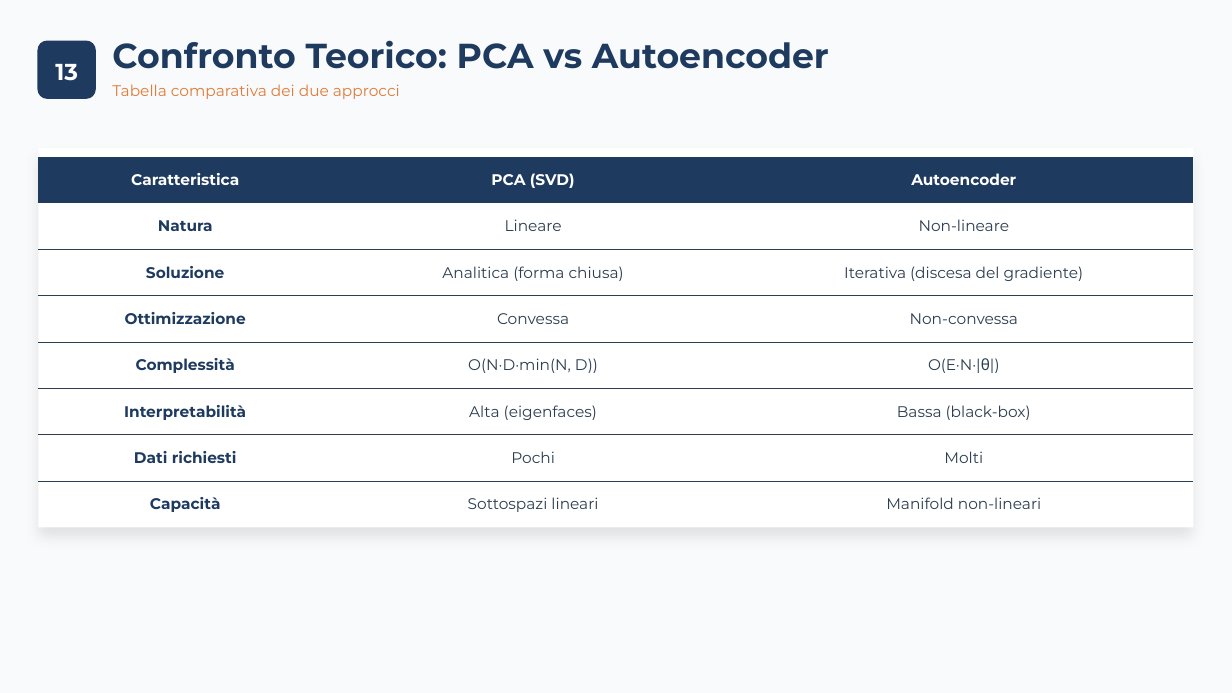
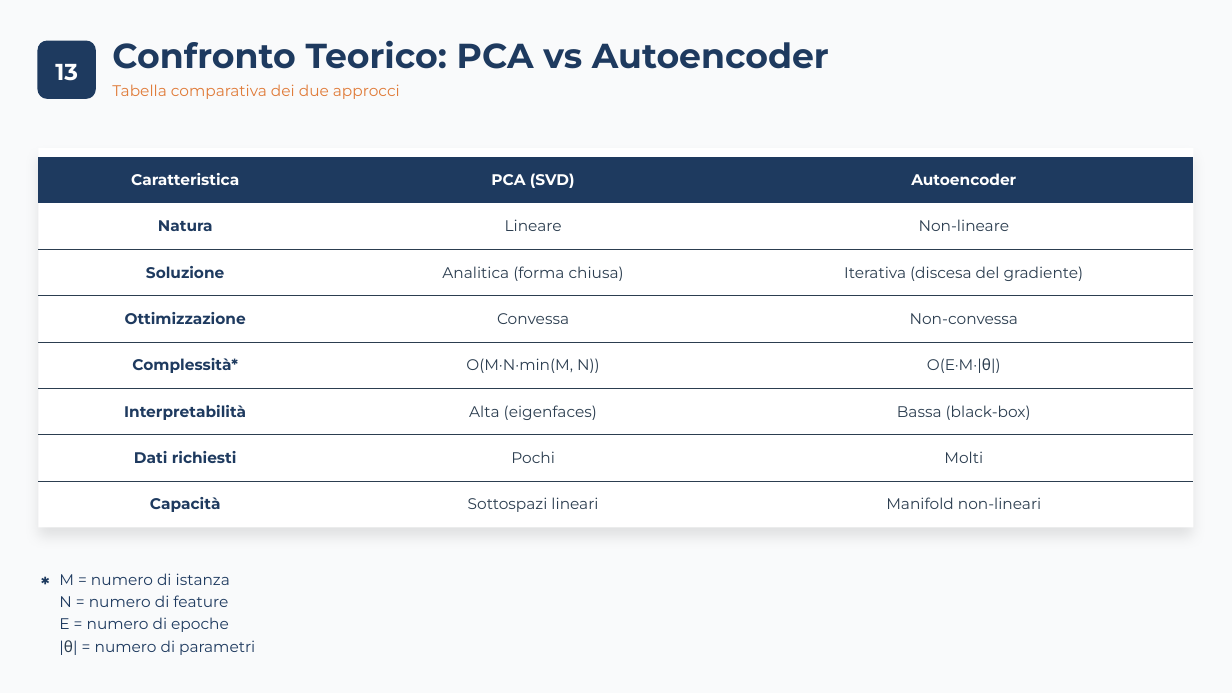
Before and after one commit to carrieroroberto/face-recognition-dimensionality-reduction, a slide deck: slide 15 of results/presentation/Carriero, Leone - Analisi Comparativa per Riduzione Dimensionale, Approccio Lineare e Non-Lineare per Riconoscimento e Verifica Facciale.pptx. Drawn at 1232x693 pixels with LibreOffice and Linux fonts; fonts in the diff are those of the drawing. Boxes give left, top, right and bottom in pixels: in the first picture for what was removed or moved away, otherwise in the second. Text is boxed around its words. In the diff, an @@ line names an element or a change of style, - is before the commit and + after.

```diff
--- a/results/presentation/Carriero, Leone - Analisi Comparativa per Riduzione Dimensionale, Approccio Lineare e Non-Lineare per Riconoscimento e Verifica Facciale.pptx
+++ b/results/presentation/Carriero, Leone - Analisi Comparativa per Riduzione Dimensionale, Approccio Lineare e Non-Lineare per Riconoscimento e Verifica Facciale.pptx
@@ table at (39, 157, 1194, 528) @@
-row 5: Complessità | O(N·D·min(N, D)) | O(E·N·|θ|)
+row 5: Complessità* | O(M·N·min(M, N)) | O(E·M·|θ|)
@@ text added at (41, 567, 609, 593), 15 pt, text #1E3A5F, bold @@
+*
@@ text added at (59, 573, 255, 655), 12 pt, text #1E3A5F @@
+M = numero di istanza
+N = numero di feature
+E = numero di epoche
+|θ| = numero di parametri
```
Also in this commit, not shown: 31 other slides changed, 2 other files.
